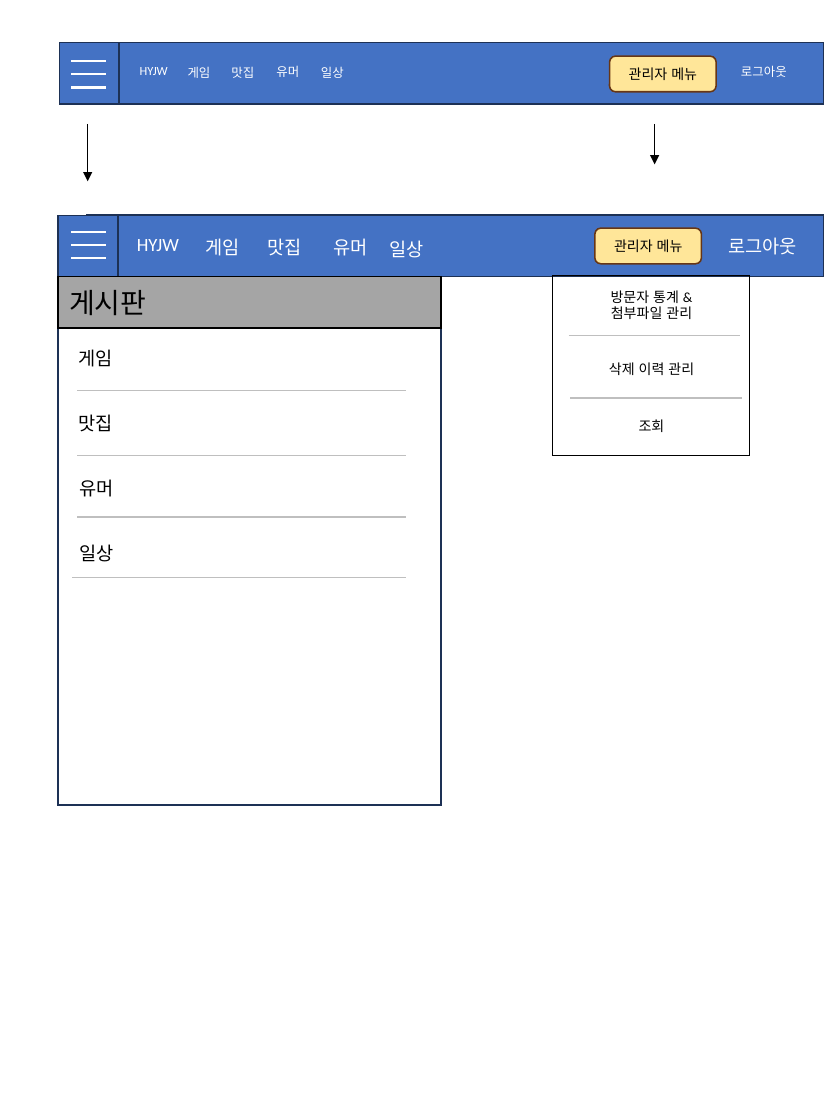
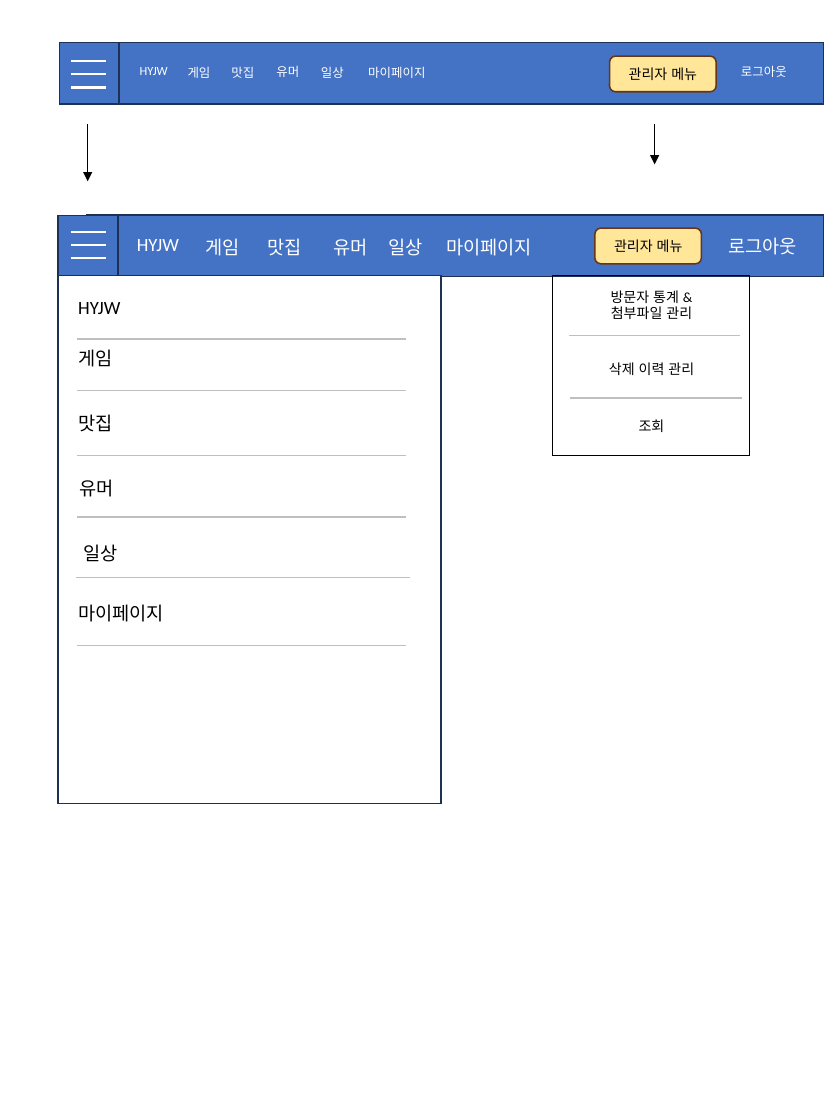
Before and after one commit to minwoo0818/-HaeYeJiWoo-, a slide deck: slide 1 of 문서/화면 설계서 정의/수정본관리자헤더.pptx. Drawn at 840x1120 pixels with LibreOffice and Linux fonts; fonts in the diff are those of the drawing. Boxes give left, top, right and bottom in pixels: in the first picture for what was removed or moved away, otherwise in the second. Text is boxed around its words. In the diff, an @@ line names an element or a change of style, - is before the commit and + after.

```diff
--- a/문서/화면 설계서 정의/수정본관리자헤더.pptx
+++ b/문서/화면 설계서 정의/수정본관리자헤더.pptx
@@ text added at [368, 66, 425, 78], 8 pt, text #FFFFFF @@
+마이페이지
@@ text added at [446, 238, 532, 256], 12 pt, text #FFFFFF @@
+마이페이지
@@ rectangle removed at [58, 277, 441, 328] @@
-게시판
@@ text added at [78, 302, 120, 314], 12 pt, text #000000 @@
+HYJW
@@ line added from (77, 339) to (407, 339), #BFBFBF 0.8 pt @@
@@ line moved from (72, 578) - (407, 578) to (76, 578) - (410, 578) @@
@@ text added at [78, 604, 164, 622], 12 pt, text #000000 @@
+마이페이지
@@ line added from (77, 645) to (407, 645), #BFBFBF 0.8 pt @@
```
Also in this commit, not shown: 2 other files.
